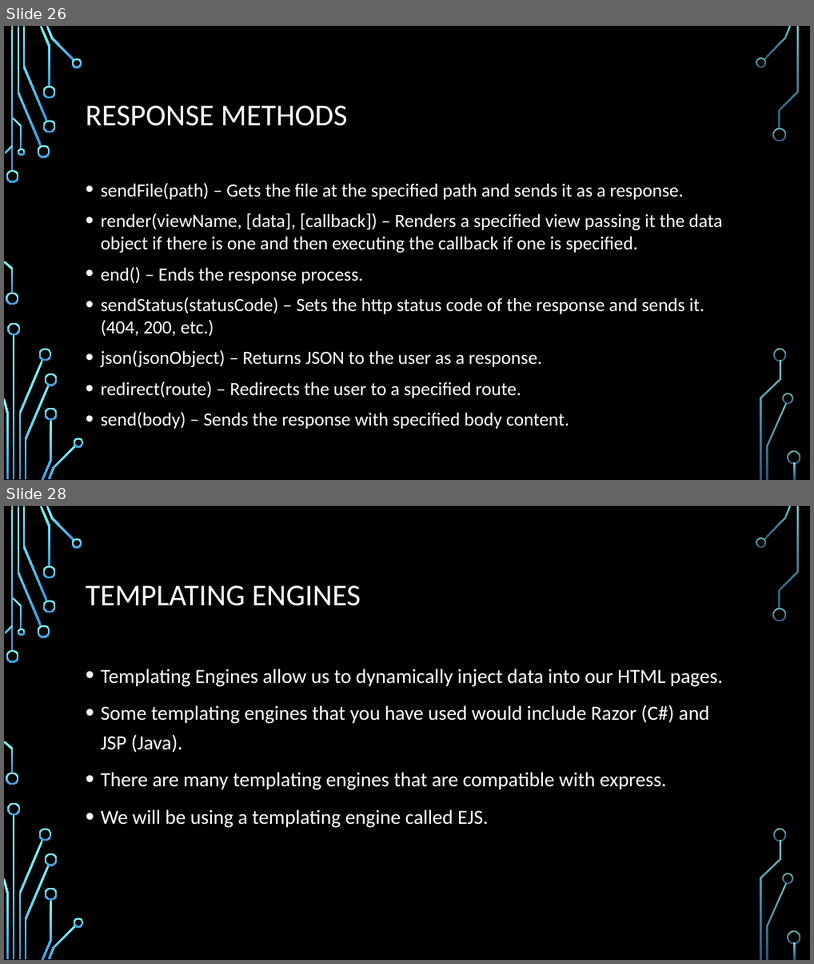
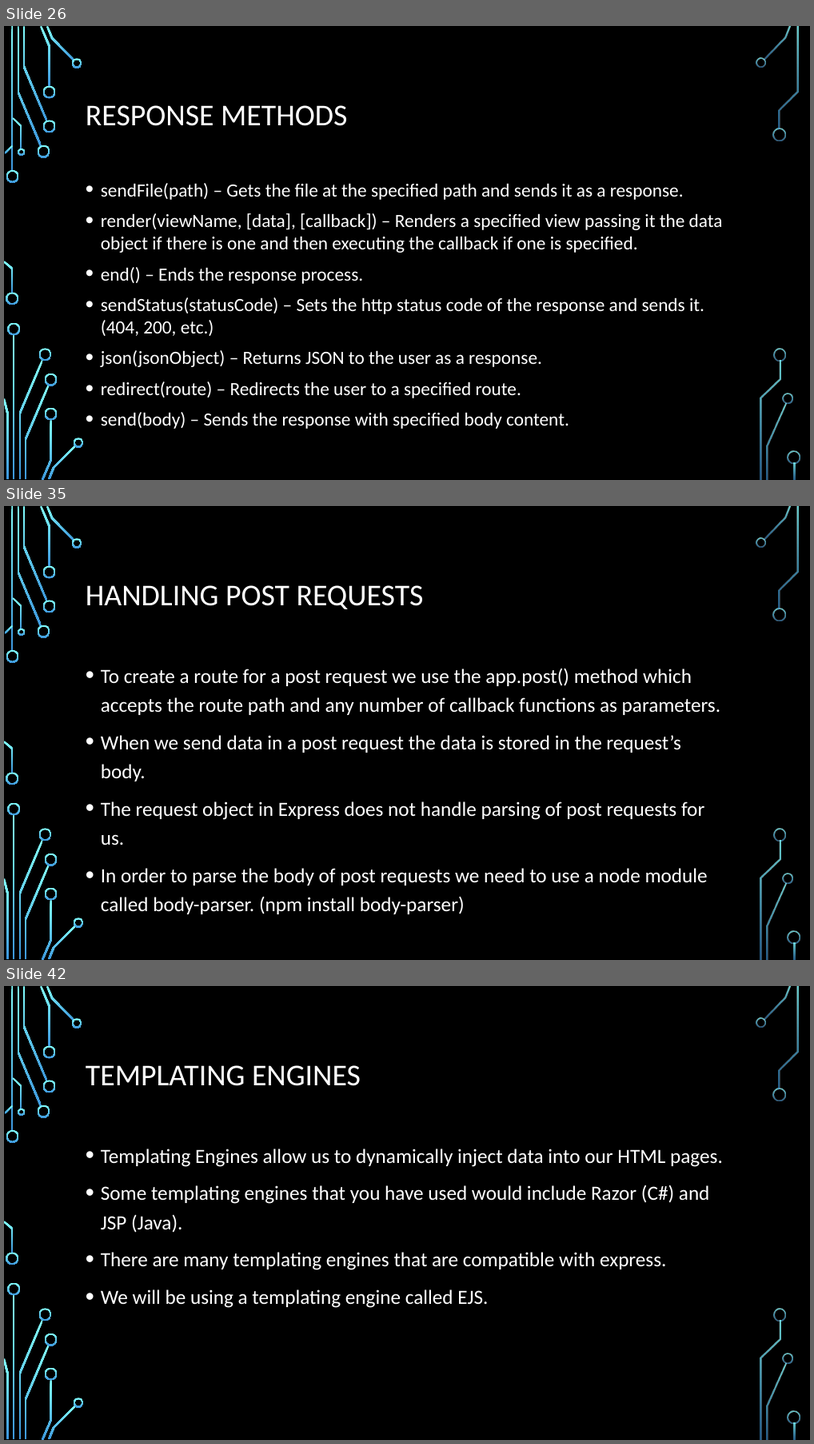
Before and after one commit to aliceroherty/ResearchProject, a slide deck: Presentation/Node.pptx. Shown one above the other, each under a label of ours: slides 26 and 28 before the commit, slides 26, 35 and 42 after it; the slides between them are not shown. The pictures are 814x964 and 814x1444 pixels, drawn with LibreOffice and Linux fonts; fonts in the diff are those of the drawing; background and template pictures are left out. Boxes give left, top, right and bottom in pixels: in the first picture for what was removed or moved away, otherwise in the second. Text is boxed around its words. In the diff, an @@ line names an element or a change of style, - is before the commit and + after.

```diff
--- a/Presentation/Node.pptx
+++ b/Presentation/Node.pptx
@@ slide 35 added at (4, 506, 810, 960), background picture (left out); not listed: 36 template elements that a slide beside it also shows @@
@@ title added at (86, 585, 424, 609), 36 pt, text #FFFFFF @@
+HANDLING POST REQUESTS
@@ text added at (101, 668, 721, 885), 24 pt, text #FFFFFF @@
+• To create a route for a post request we use the app.post() method which accepts the route path and any number of callback functions as parameters.
+• When we send data in a post request the data is stored in the request’s body.
+• The request object in Express does not handle parsing of post requests for us.
+• In order to parse the body of post requests we need to use a node module called body-parser. (npm install body-parser)
@@ what was slide 28 is now slide 42 @@
```
Also in this commit, not shown: 13 other slides added, 18 other files.
